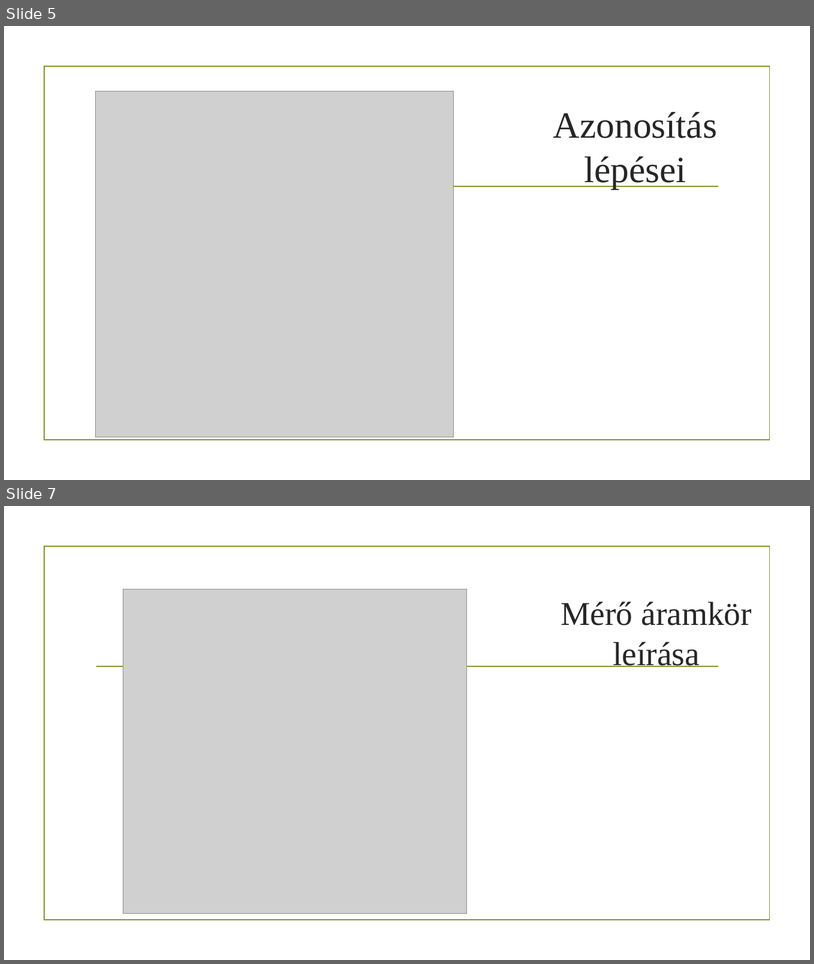
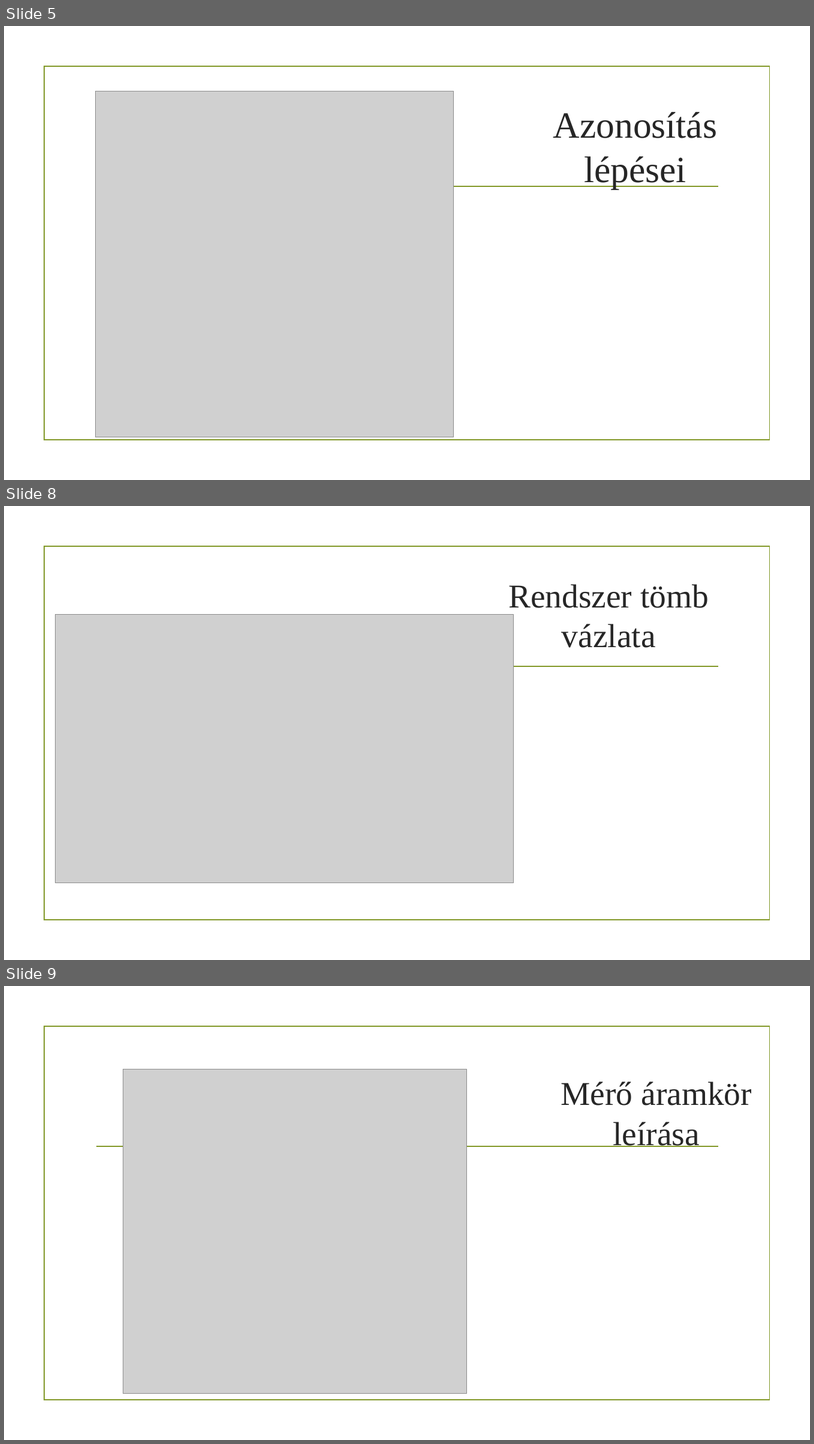
Before and after one commit to LukacsBotond/Allamvizsga, a slide deck: Doc/Lukacs_Botond_prezentacio.pptx. Shown one above the other, each under a label of ours: slides 5 and 7 before the commit, slides 5, 8 and 9 after it; the slides between them are not shown. The pictures are 814x964 and 814x1444 pixels, drawn with LibreOffice and Linux fonts; fonts in the diff are those of the drawing; grey boxes stand for pictures; background and template pictures are left out. Boxes give left, top, right and bottom in pixels: in the first picture for what was removed or moved away, otherwise in the second. Text is boxed around its words. In the diff, an @@ line names an element or a change of style, - is before the commit and + after.

```diff
--- a/Doc/Lukacs_Botond_prezentacio.pptx
+++ b/Doc/Lukacs_Botond_prezentacio.pptx
@@ slide 8 added at box(4, 506, 810, 960), background picture (left out); not listed: 2 template elements that a slide beside it also shows @@
@@ title added at box(509, 584, 709, 648), 39.6 pt, text #262626 @@
+Rendszer tömb vázlata
@@ picture added at box(56, 614, 513, 883) @@
@@ what was slide 7 is now slide 9 @@
```
Also in this commit, not shown: 5 slides changed, 4 other slides added, 4 other files.
